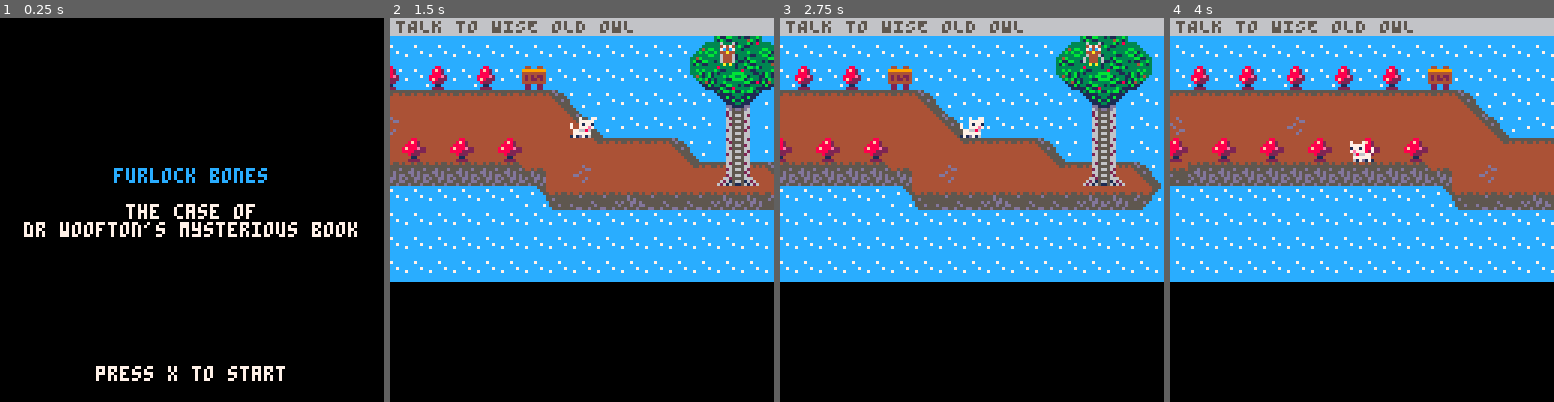
Above: before the commit, frames 1-4 (left to right).
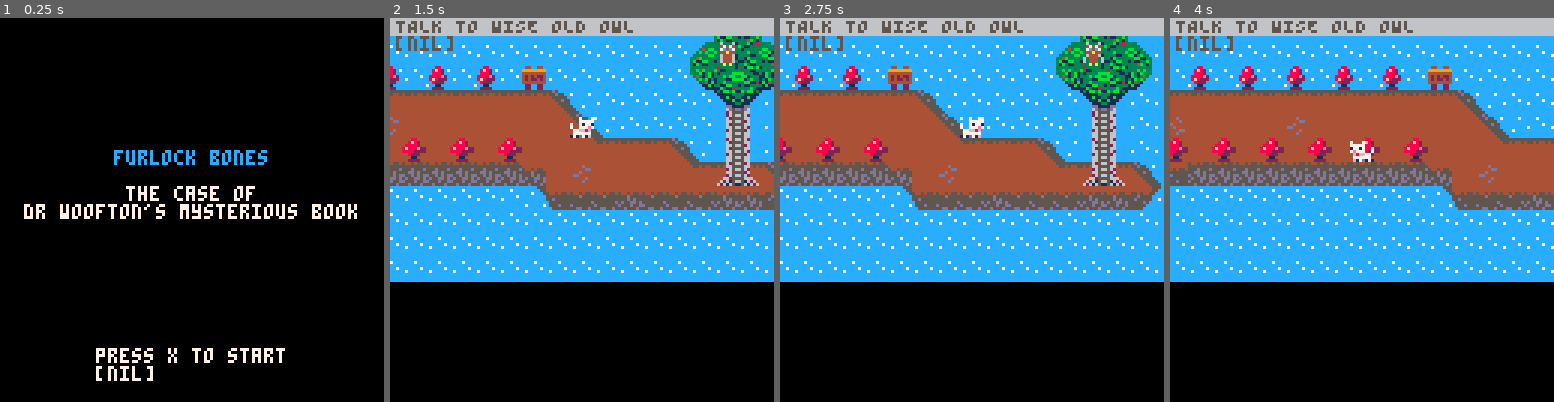
Above: after the commit, the same moments.

Repository: Mackeriah/FurlockBones-game
Game: PICO-8 cartridge furlock bones.p8
Two runs of this game, one before a commit and one after it. Both use one fixed random seed, a clock stepped at 60 frames per second and the inputs below.
Inputs:
- Up to frame 1 (0.25 s): no input
- Up to frame 2 (1.5 s): tap X (X key) at 0.33, 1.07 s; tap O (Z key) at 0.7 s
- Up to frame 3 (2.75 s): hold Right 1.6-2.1 s; tap O (Z key) at 1.7, 2.1, 2.5 s; tap X (X key) at 1.85 s; hold Up 2.15-2.42 s; hold Right from 2.47 s (still down)
- Up to frame 4 (4 s): tap O (Z key) at 2.9, 3.3, 3.7 s; tap X (X key) at 2.97 s; release Right at 3.03 s; hold Left 3.08-3.58 s; hold Down 3.63-3.97 s

The runs differ from the first frame. In frame 1, 6.2% of the frame differs, in the area x 6-93%, y 34-95%; in frame 2, 0.2%; in frame 3, 0.2%; in frame 4, 0.2%.

Commit message:
falling leaves

Diff:
--- a/furlock bones.p8
+++ b/furlock bones.p8
@@ -33,6 +33,9 @@
 	lost_animals()
 	shakeAmount = 0
 	objective.current = "TALK TO WISE OLD OWL"
+	falling_x = 0
+	falling_y = 0
+	max_leaves = 10
 end
 
 function init_music()
@@ -72,7 +75,7 @@
 	if activeGame == false then draw_menu() else draw_game() end
 	-- player.x-20,player.y-20,8
 	--print("itemsBroken: "..itemsBroken,player.x-20,player.y-20,8)
-	--print("owlTime: "..owlTime)
+	print(leaves)
 	--print("owlWait: "..owlWait)
 	-- print("sign1",player.x-20,player.y-20,8)
 end
@@ -112,6 +115,7 @@
 		if owlInLibrary == true then
 			owlLookingForBook()
 		end
+		falling_leaves()
 	end
 end
 
@@ -1082,6 +1086,21 @@
 		end
 	end
 end
+
+function falling_leaves()
+		for i = 1, max_leaves do
+			spr(woofton.sprite,owl.x+falling_x,owl.y+rnd(2)+falling_y,1,1,1)
+			falling_y += .10
+			falling_x += rnd(0.3)
+			i += 1
+		end
+end
+
+-- for i=1, #conversation.string do -- the # gets array length
+-- 		if #conversation.string[i] > maxSentenceWidth then -- loop through array and find longest text element
+-- 			maxSentenceWidth = #conversation.string[i] -- set max width to longest element so box wide enough
+-- 		end
+-- 	end
 
 
 -- map strings
